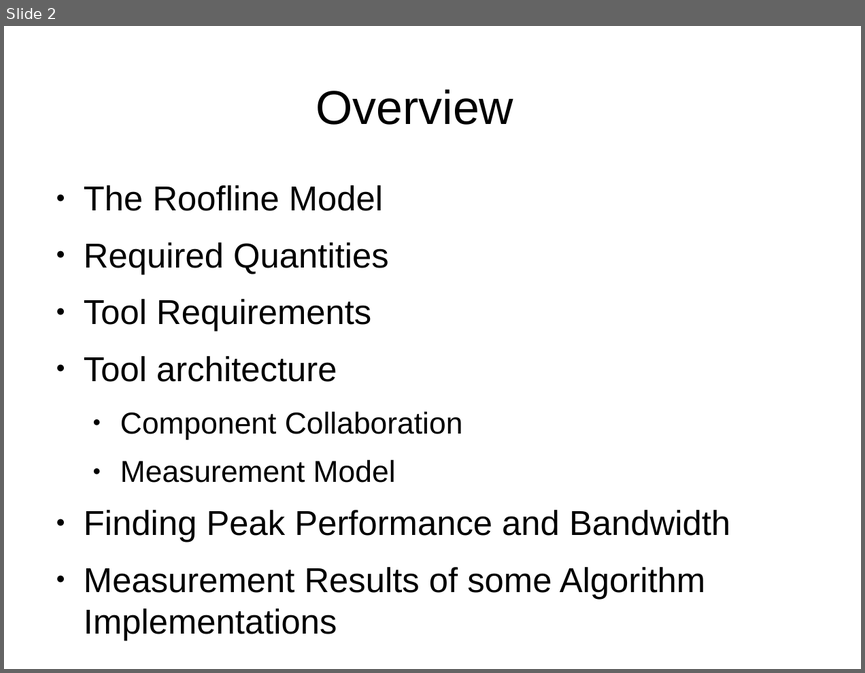
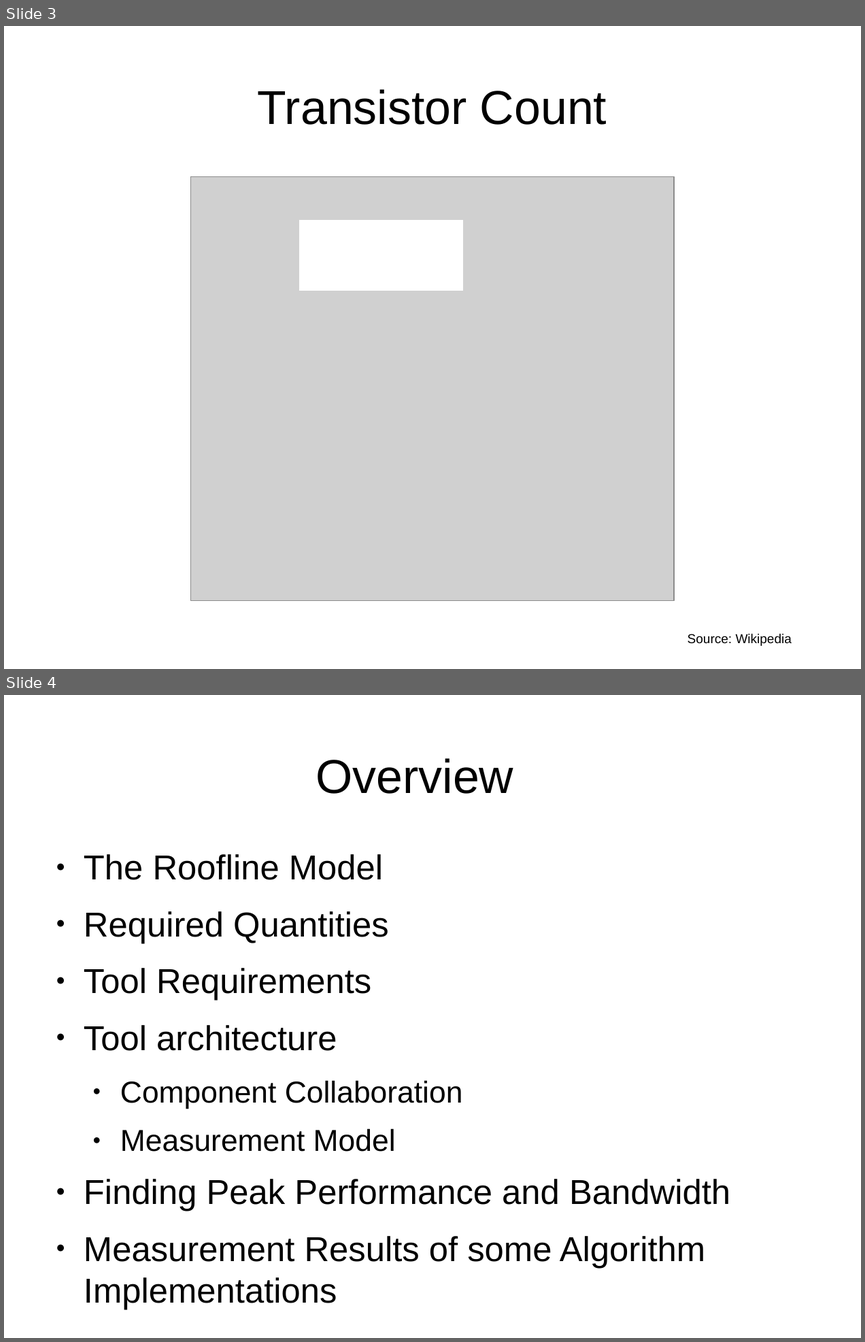
Before and after one commit to GeorgOfenbeck/Thesis_Steinmann, a slide deck: presentation.odp. Shown one above the other, each under a label of ours: slide 2 before the commit, slides 3 and 4 after it. The pictures are 865x673 and 865x1342 pixels, drawn with LibreOffice and Linux fonts; fonts in the diff are those of the drawing; grey boxes stand for pictures. Boxes give left, top, right and bottom in pixels: in the first picture for what was removed or moved away, otherwise in the second. Text is boxed around its words. In the diff, an @@ line names an element or a change of style, - is before the commit and + after.

```diff
--- a/presentation.odp
+++ b/presentation.odp
@@ slide 3 added at (4, 26, 861, 669), background #FFFFFF @@
@@ title added at (258, 89, 606, 125), 44 pt, text #000000 @@
+Transistor Count
@@ picture added at (190, 176, 673, 601) @@
@@ rectangle added at (299, 220, 463, 291), fill #FFFFFF, outline #FFFFFF 0 pt @@
@@ text added at (687, 633, 791, 645), 12 pt, text #000000 @@
+Source: Wikipedia
@@ what was slide 2 is now slide 4 @@
```
Also in this commit, not shown: 2 slides changed, 18 other slides added, 2 slides removed.
